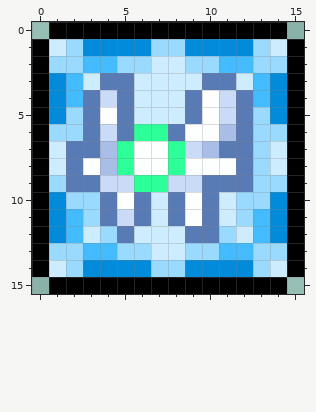
Two versions of one pixel-art sprite, Buffs/Minions/NaturePixieBuff.png. That is the earlier state.
The file is 32x32 pixels, drawn in blocks of 2x2; one block is one cell here.
The same view after the edit:
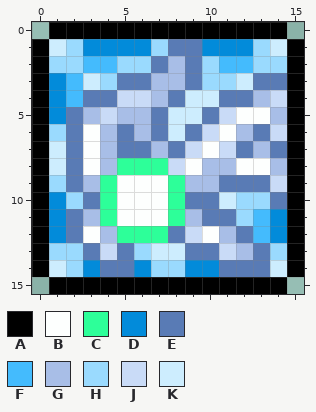
Palette (. is transparent): A #000000  B #fdfffe  C #2dff99  D #028bda  E #597bb5  F #44bbfd  G #a8bee7  H #9adafe  J #c9dbf7  K #cdedfe
The exact change:
y 1: x 8..9 HD -> EE
y 2: x 7..9 KKH -> EGE
y 3: x 4 E -> H; x 6..11 KKKKEE -> EGGEHH; x 13..14 FD -> EE
y 4: x 4..11 JEKKKEBJ -> EJJGEKKE; x 13..14 FD -> GJ
y 5: x 2..7 HEBEKK -> EGJGGE; x 9..10 EB -> KE; x 12..14 EHD -> BBG
y 6: x 2..4 HEJ -> EBG; x 6..14 CCEBBGEHH -> GEKEJBGEJ
y 7: x 3 E -> B; x 5..8 CBBC -> EEGE; x 10..11 GE -> BJ; x 13..14 HK -> GE
y 8: x 6..8 BBC -> CCJ; x 10..14 BBEHK -> GGBBG
y 9: x 3..10 EJJCCJJE -> GCBBBCGG; x 13..14 HH -> EJ
y 10: x 3..4 HE -> EC; x 6..9 EKEB -> BBCE; x 14 D -> E
y 11: x 2..9 FHEJEKEB -> EGCBBBCG; x 11 K -> E
y 12: x 2..12 FKHEKKKEEHK -> EBGCCCEJBGE
y 13: x 3..5 FFH -> EJE; x 9..13 HHFFH -> EEJGE
y 14: x 4..5 DD -> EE; x 11..13 DDH -> EEE
